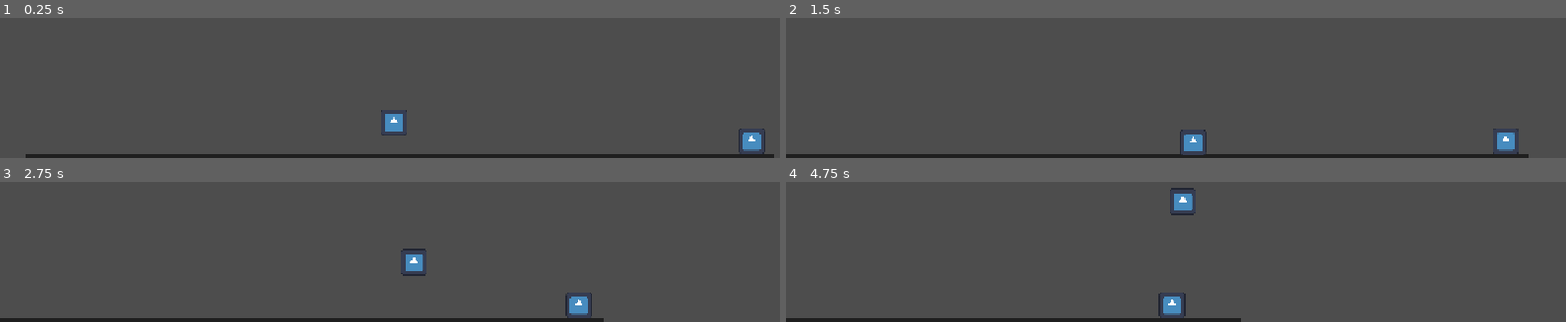
Above: before the commit, frames 1-4 (two rows, left to right).
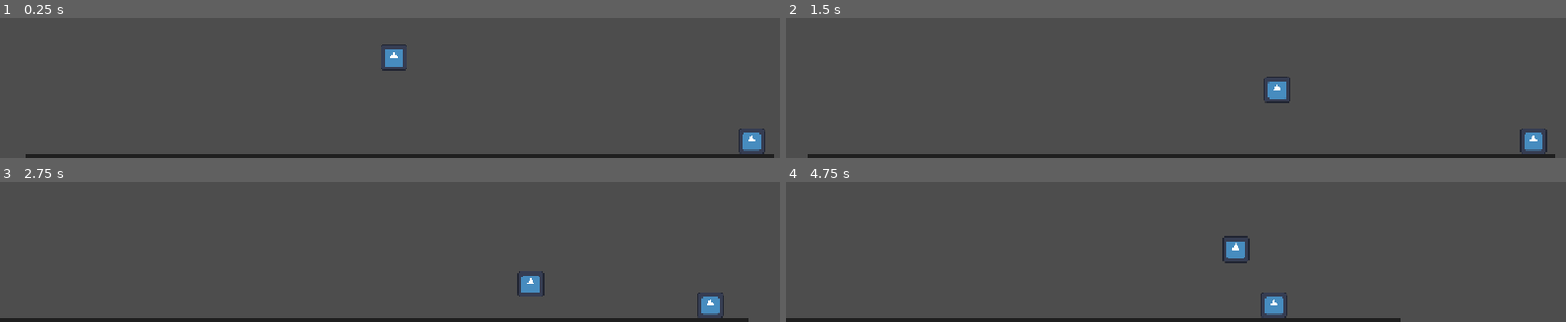
Above: after the commit, the same moments.

Repository: PranitJalan/haven-
Game: Godot game, scene res://level.tscn
Same seed, same stepped clock (60 frames per second), same inputs: the game is played once before the commit and once after it. The project has no main scene, so this scene is started directly. The engine's default icon, where the game draws it, is replaced by a stand-in: a white triangle on a blue panel in a dark square.
Inputs (mouse positions are in pixels of both pictures, inside the frame that each line leads up to):
- Up to frame 1 (0.25 s): no input
- Up to frame 2 (1.5 s): tap Enter at 0.5 s; move the mouse to (outside the picture) at 0.52 s; hold D (right) from 0.53 s (still down); tap W (Jump) at 0.6, 0.77, 1.07 s; click (outside the picture) at 0.67 s; move the mouse to (outside the picture) at 1.27 s; tap Alt at 1.35 s
- Up to frame 3 (2.75 s): tap W (Jump) at 1.52, 1.55, 1.82, 2.3 s; move the mouse to (outside the picture) at 2.02 s; release D (right) at 2.03 s; hold A (Left) from 2.03 s (still down); tap Shift at 2.1 s
- Up to frame 4 (4.75 s): move the mouse to (1137, 190) at 2.77 s; release A (Left) at 2.78 s; hold D (right) 2.78-4.28 s; tap W (Jump) at 2.85, 3.02, 3.32, 3.77, 3.8, 4.07, 4.52, 4.55 s; click (1137, 190) at 2.92 s; move the mouse to (outside the picture) at 3.52 s; tap Alt at 3.6 s; move the mouse to (outside the picture) at 4.27 s; hold A (Left) from 4.28 s (still down); tap Shift at 4.35 s

The runs differ from the first frame. In frame 1, 0.7% of the frame differs, in the area x 48-53%, y 18-84%; in frame 2, 1.6%; in frame 3, 2.0%; in frame 4, 2.1%, in the area x 47-79%, y 4-100%.

Commit message:
feat: add air control to the game
- camera stops when the player jumps
- fixed character movement
- fixed the velocity and acceleration of the player

Diff:
--- /dev/null
+++ b/node_2d.tscn
@@ -0,0 +1,3 @@
+[gd_scene format=3 uid="uid://4pqund3nukl7"]
+
+[node name="Node2D" type="Node2D" unique_id=1265897545]
--- a/player.gd
+++ b/player.gd
@@ -1,44 +1,56 @@
 extends CharacterBody2D
 
-@export var gravity := 960
-@export var acceleration := 200
-@export var friction := 200
-@export var jump_strength := 200
-@export var max_speed := 2000
+@export var gravity := 2400.0
+@export var acceleration := 3000.0
+@export var air_acceleration := 1800.0
+@export var friction := 4000.0
+@export var air_friction := 200.0
+@export var jump_strength := 1200.0
+@export var max_speed := 600.0
 @onready var camera_2d: Camera2D = $Camera2D
 
-var direction := 1
-var jump := false
+var _camera_frozen := false
+var _camera_smoothing_enabled := true
+
+func _ready() -> void:
+	# Keep the camera independent of the player's transform, including in the air.
+	_camera_smoothing_enabled = camera_2d.position_smoothing_enabled
+	camera_2d.top_level = true
+	camera_2d.global_position = global_position
+	camera_2d.reset_smoothing()
+	camera_2d.force_update_scroll()
 
 func _physics_process(delta: float) -> void:
-	get_input()
-	set_stuff(delta)
+	var camera_center := camera_2d.get_screen_center_position()
+	var grounded := is_on_floor()
+	var direction := Input.get_axis("Left", "right")
+	var jumping := grounded and Input.is_action_just_pressed("Jump")
+	var airborne := not grounded or jumping
+	var current_acceleration := air_acceleration if airborne else acceleration
+	var current_friction := air_friction if airborne else friction
+
+	if not is_zero_approx(direction):
+		velocity.x = move_toward(velocity.x, max_speed * direction, current_acceleration * delta)
+	else:
+		velocity.x = move_toward(velocity.x, 0.0, current_friction * delta)
+
+	if jumping:
+		velocity.y = -jump_strength
+	elif not grounded:
+		velocity.y += gravity * delta
+
 	move_and_slide()
+	_update_camera(camera_center)
 
-func get_input():
-	direction = Input.get_axis("Left", "right")
-	if Input.is_action_just_pressed("Jump"):
-		jump = true
-
-
-func set_stuff(delta):
-	var current_acceleration
+func _update_camera(previous_center: Vector2) -> void:
+	# Check the floor after moving so jumps, ledges, and landings update immediately.
 	if is_on_floor():
-		current_acceleration = acceleration
-		camera_2d.top_level = false
-		camera_2d.position = Vector2.ZERO
-	else:
-		current_acceleration = acceleration*3
-		camera_2d.top_level = true
-		camera_2d.position = position
-	if direction:
-		velocity.x = move_toward(velocity.x, max_speed*direction, current_acceleration*delta)
-	else:
-		velocity.x = move_toward(velocity.x, 0, friction*delta)
-
-	if not is_on_floor():
-		velocity.y += gravity
-	else:
-		if jump:
-			velocity.y -= jump_strength
-	jump = false
+		camera_2d.position_smoothing_enabled = _camera_smoothing_enabled
+		camera_2d.global_position = global_position
+		_camera_frozen = false
+	elif not _camera_frozen:
+		# Freeze the visible center, including any unfinished smoothing from running.
+		camera_2d.position_smoothing_enabled = false
+		camera_2d.global_position = previous_center
+		camera_2d.reset_smoothing()
+		_camera_frozen = true
--- a/player.tscn
+++ b/player.tscn
@@ -8,8 +8,6 @@
 
 [node name="Node2D" type="CharacterBody2D" unique_id=476216898 groups=["player"]]
 script = ExtResource("1_onrkg")
-gravity = 200
-jump_strength = 3000
 
 [node name="Icon" type="Sprite2D" parent="." unique_id=7532827]
 position = Vector2(0, 1)
@@ -20,4 +18,5 @@
 
 [node name="Camera2D" type="Camera2D" parent="." unique_id=1412978775]
 zoom = Vector2(0.3, 0.3)
+process_callback = 0
 position_smoothing_enabled = true
